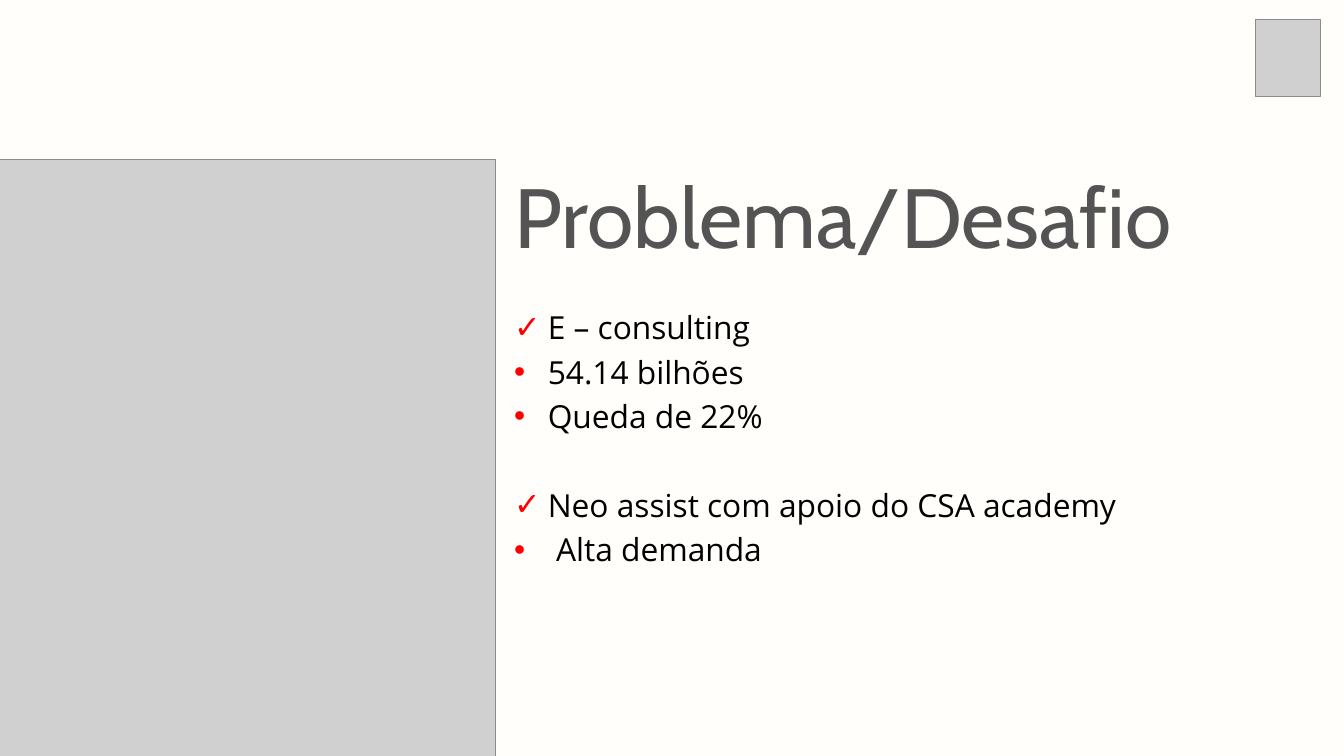
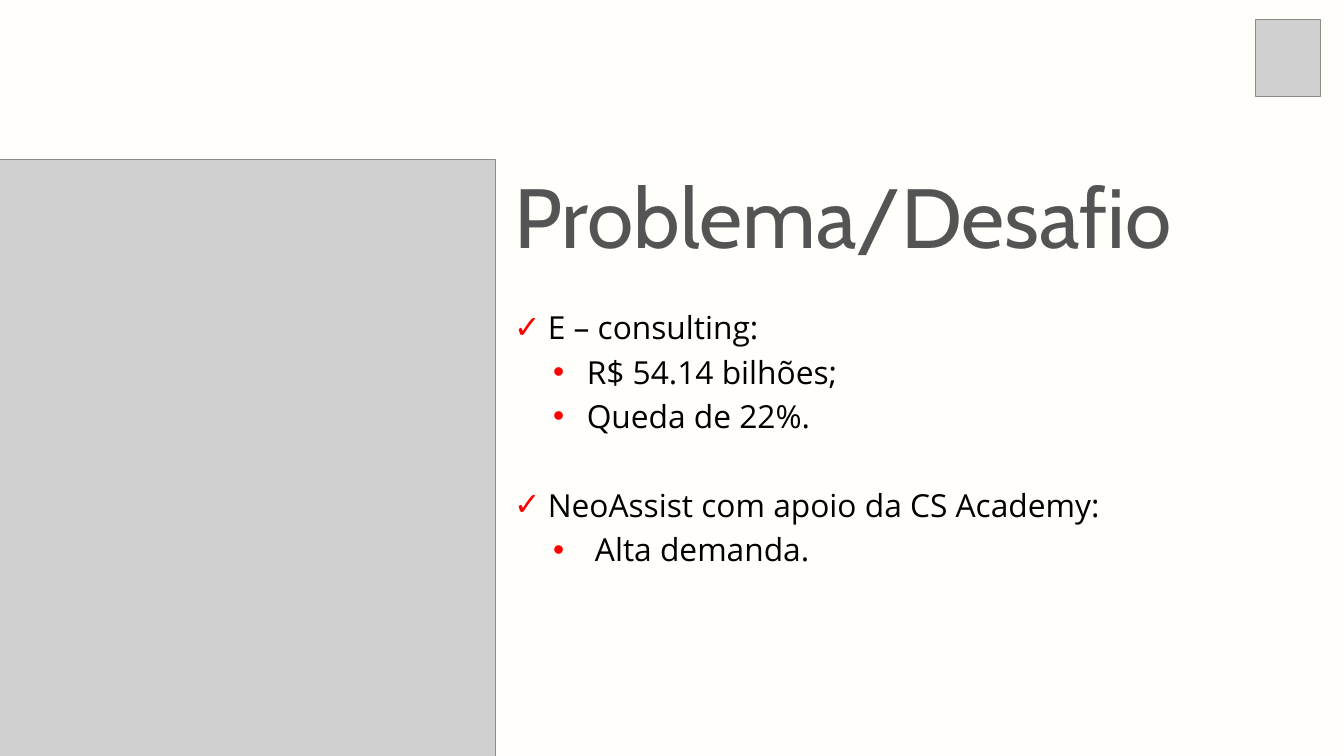
Before and after one commit to christian-raphael/Pyxis, a slide deck: slide 4 of Documentação/Pyxis.pptx. Drawn at 1344x756 pixels with LibreOffice and Linux fonts; fonts in the diff are those of the drawing; grey boxes stand for pictures. Boxes give left, top, right and bottom in pixels: in the first picture for what was removed or moved away, otherwise in the second. Text is boxed around its words. In the diff, an @@ line names an element or a change of style, - is before the commit and + after.

```diff
--- a/Documentação/Pyxis.pptx
+++ b/Documentação/Pyxis.pptx
@@ text at (x1=548, y1=315, x2=1100, y2=562): text changed @@
-✓ E – consulting
-• 54.14 bilhões
-• Queda de 22%
-✓ Neo assist com apoio do CSA academy
-• Alta demanda
+✓ E – consulting:
+• R$ 54.14 bilhões;
+• Queda de 22%.
+✓ NeoAssist com apoio da CS Academy:
+• Alta demanda.
```
Also in this commit, not shown: 5 other slides changed, 3 other files.
